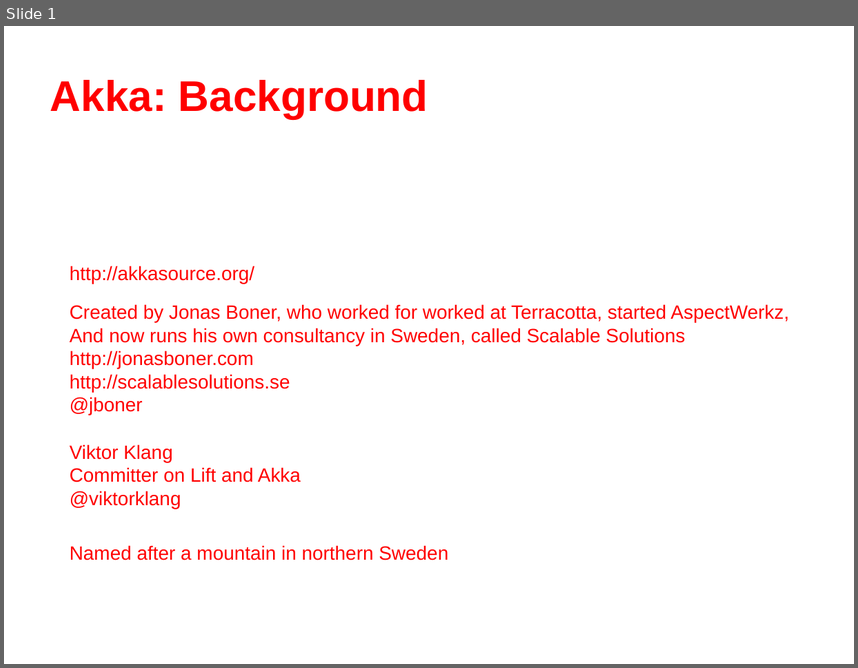
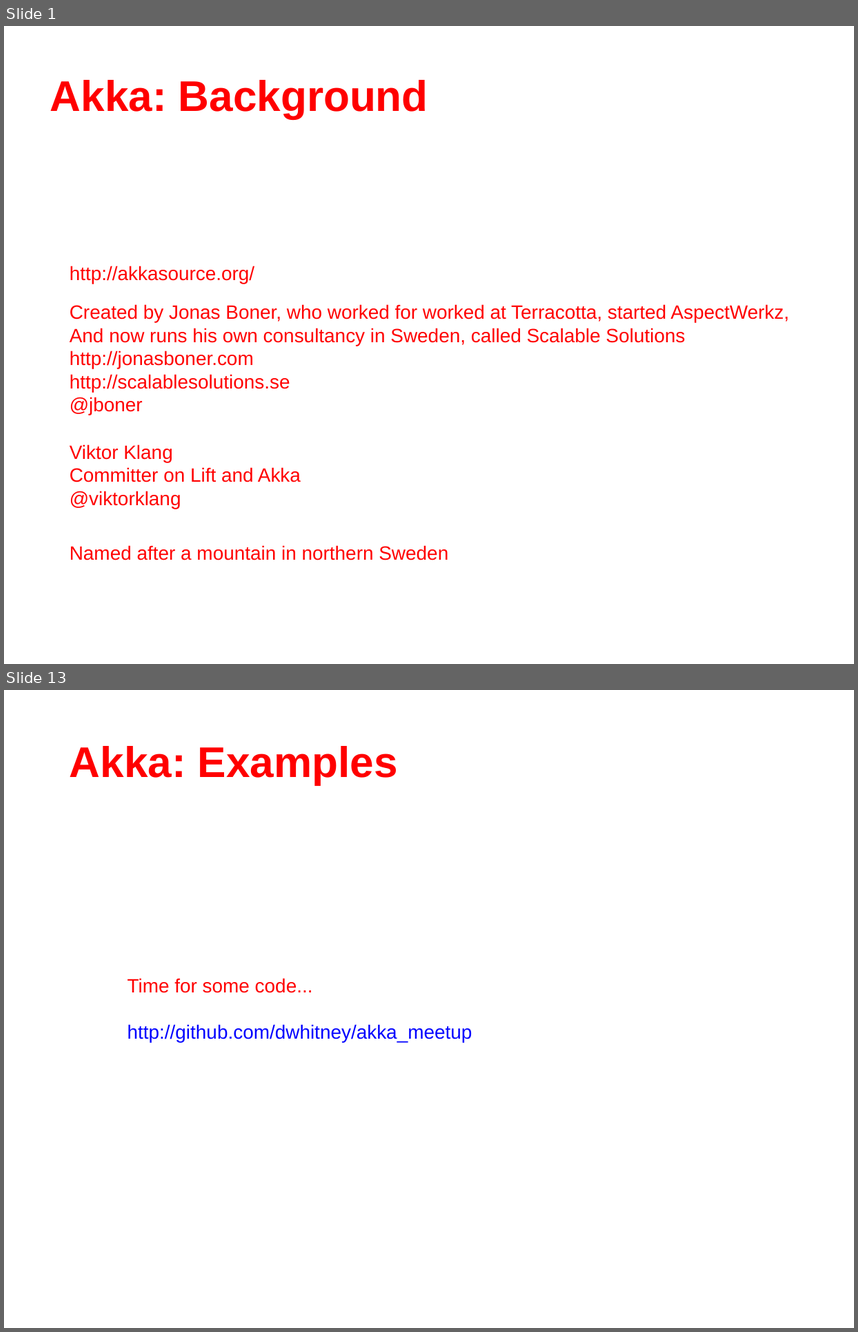
Before and after one commit to dwhitney/akka_meetup, a slide deck: akka.odp. Shown one above the other, each under a label of ours: slide 1 before the commit, slides 1 and 13 after it; the slides between them are not shown. The pictures are 858x668 and 858x1332 pixels, drawn with LibreOffice and Linux fonts; fonts in the diff are those of the drawing; background and template pictures are left out. Boxes give left, top, right and bottom in pixels: in the first picture for what was removed or moved away, otherwise in the second. Text is boxed around its words. In the diff, an @@ line names an element or a change of style, - is before the commit and + after.

```diff
--- a/akka.odp
+++ b/akka.odp
@@ slide 13 added at [4,690,854,1328], background picture (left out) @@
@@ text added at [70,746,398,785], 40 pt, text #FF0000, bold @@
+Akka: Examples
@@ text added at [128,978,473,1042], 18 pt, text #0000FF @@
+Time for some code...
+http://github.com/dwhitney/akka_meetup
```
Also in this commit, not shown: 1 slide changed, 10 other slides added, 1 other file.
